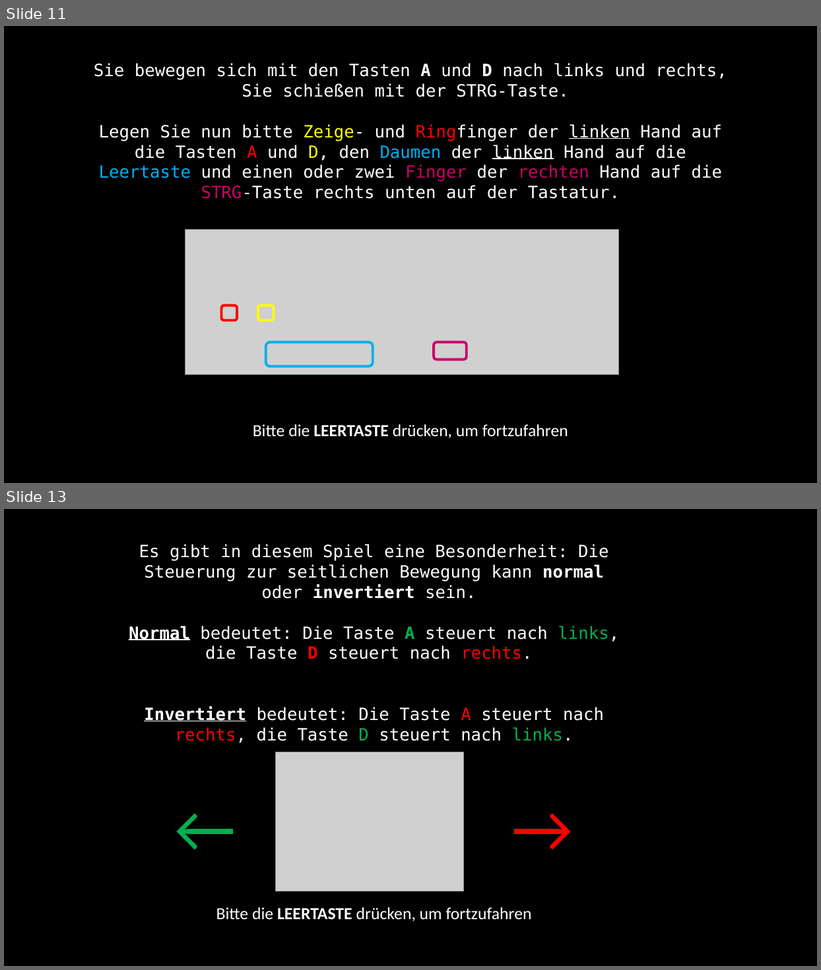
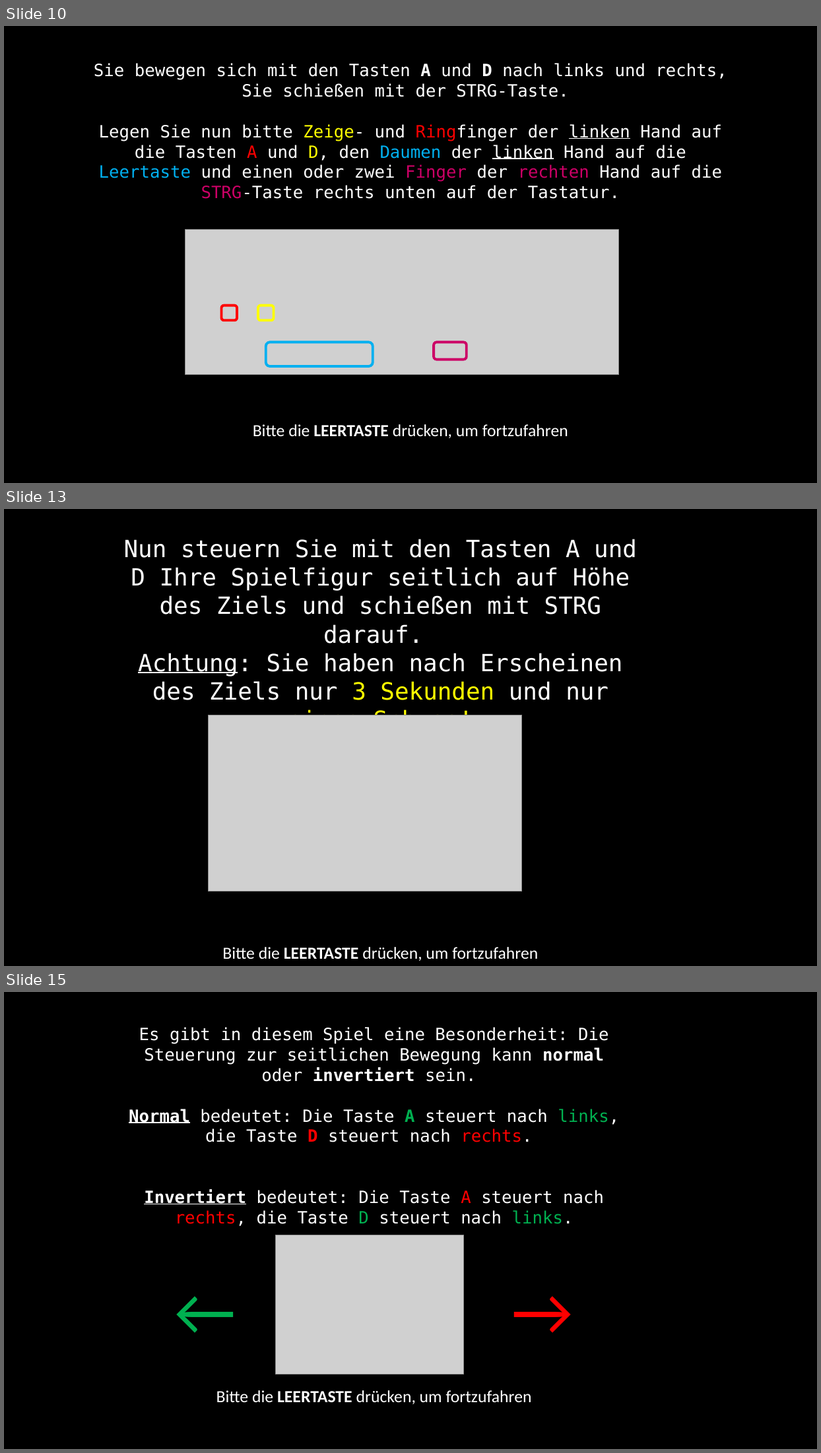
Before and after one commit to sean-mulready/Vizdoom-Scripts, a slide deck: exp_img/instructions.pptx. Shown one above the other, each under a label of ours: slides 11 and 13 before the commit, slides 10, 13 and 15 after it; the slides between them are not shown. The pictures are 821x970 and 821x1453 pixels, drawn with LibreOffice and Linux fonts; fonts in the diff are those of the drawing; grey boxes stand for pictures. Boxes give left, top, right and bottom in pixels: in the first picture for what was removed or moved away, otherwise in the second. Text is boxed around its words. In the diff, an @@ line names an element or a change of style, - is before the commit and + after.

```diff
--- a/exp_img/instructions.pptx
+++ b/exp_img/instructions.pptx
@@ slide 13 added at bbox=[4, 509, 817, 966], background #000000 @@
@@ text added at bbox=[124, 539, 637, 961], 28 pt, text #FFFFFF @@
+Nun steuern Sie mit den Tasten A und D Ihre Spielfigur seitlich auf Höhe des Ziels und schießen mit STRG darauf.
+Achtung: Sie haben nach Erscheinen des Ziels nur 3 Sekunden und nur einen Schuss!
+Bitte die LEERTASTE drücken, um fortzufahren
@@ picture added at bbox=[209, 715, 523, 891] @@
@@ what was slide 11 is now slide 10 @@
@@ what was slide 13 is now slide 15 @@
```
Also in this commit, not shown: 4 slides changed, 3 other slides added, 2 slides removed, 11 other files.
